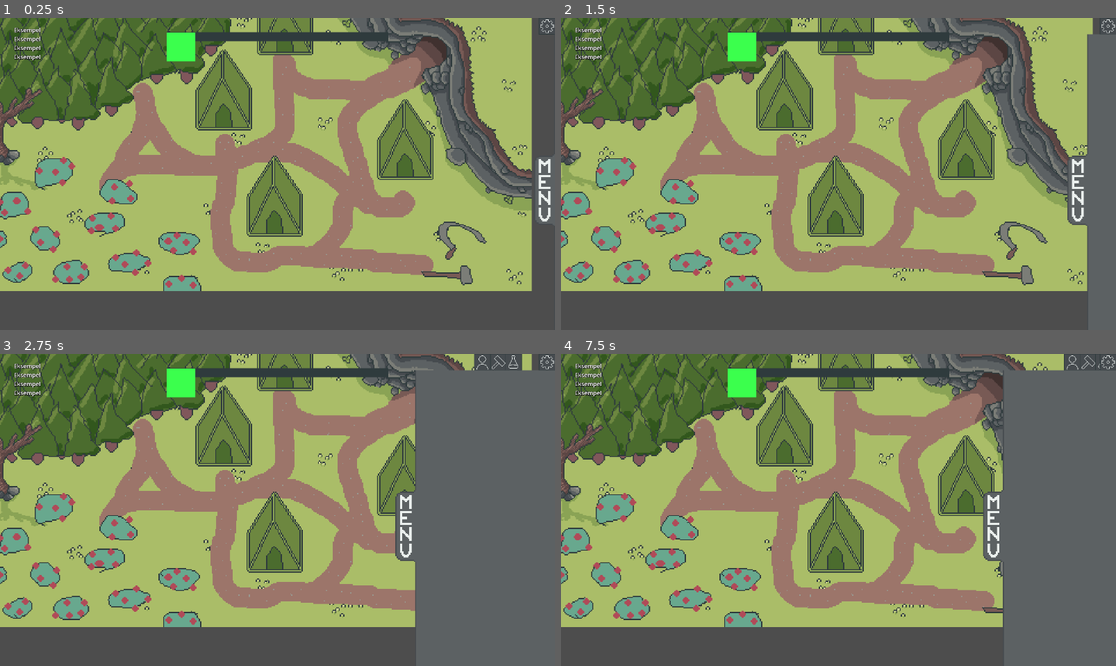
Above: before the commit, frames 1-4 (two rows, left to right).
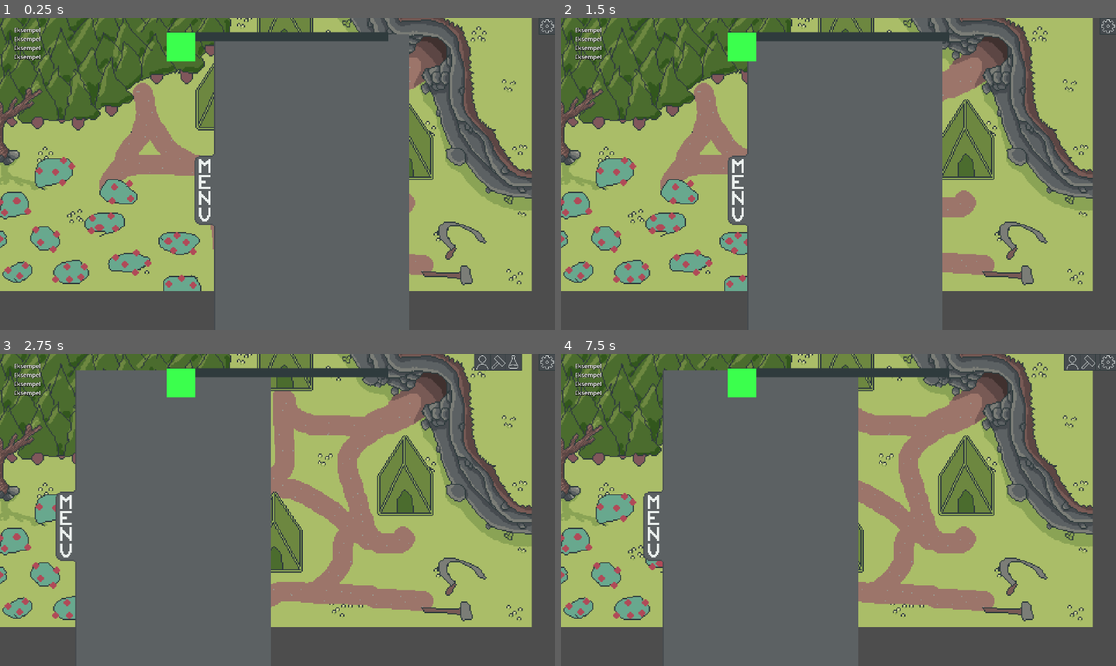
Above: after the commit, the same moments.

Repository: Lueegee1/EksamenDDU
Game: Godot game, scene res://Scenes/Root.tscn
The game is run twice, just before and just after one commit, with the same random seed, the same clock (stepped at 60 frames per second) and the same inputs. The engine's default icon, where the game draws it, is replaced by a stand-in: a white triangle on a blue panel in a dark square.
Inputs (mouse positions are in pixels of both pictures, inside the frame that each line leads up to; where the layout moved, square brackets give the same spot in the first picture):
- Up to frame 1 (0.25 s): no input
- Up to frame 2 (1.5 s): click (1110, 27) at 0.5 s; click (871, 189) [1032, 189] at 1.25 s
- Up to frame 3 (2.75 s): click (538, 363) at 2 s
- Up to frame 4 (7.5 s): click (1060, 363) at 2.75 s; click (1077, 363) at 3.5 s; click (1043, 363) at 4.25 s; click (1060, 363) at 5 s; click (1077, 363) at 5.75 s; click (1110, 363) at 6.5 s; click (733, 525) [894, 525] at 7.25 s

The runs differ from the first frame. In frame 1, 29% of the frame differs, in the area x 35-100%, y 5-88%; in frame 2, 30%; in frame 3, 45%, in the area x 10-96%, y 5-88%; in frame 4, 41%.
Error in both runs: Invalid assignment of property or key 'GameManager' with value of type 'Node2D (GameManager.gd)' on a base object of type 'Nil'. (res://Scripts/GameManager.gd:…

Commit message:
new menu sprite

Diff:
--- a/ddu-eksamen/Scenes/Game.tscn
+++ b/ddu-eksamen/Scenes/Game.tscn
@@ -21,7 +21,7 @@
 [ext_resource type="Texture2D" uid="uid://b024y86uuq6qs" path="res://Assets/temp files/buttons/Sprite-0003-Sheet-Sheet5.png" id="18_0iyqm"]
 [ext_resource type="Texture2D" uid="uid://dno26u0libpru" path="res://Assets/temp files/buttons/Sprite-0003-Sheet7.png" id="19_jn8rg"]
 [ext_resource type="Texture2D" uid="uid://bronxu1ra3c4l" path="res://Assets/temp files/buttons/Sprite-0003-Sheet-Sheet7.png" id="20_umnjm"]
-[ext_resource type="Texture2D" uid="uid://bxc0yojrr50wf" path="res://Assets/temp files/menu.com - Copy.png" id="21_18uti"]
+[ext_resource type="Texture2D" uid="uid://oej63ki3d7gp" path="res://Assets/temp files/menu-export.png" id="21_18uti"]
 [ext_resource type="LabelSettings" uid="uid://coa0fwh54ygsy" path="res://Assets/Label_settings.tres" id="22_18uti"]
 [ext_resource type="Texture2D" uid="uid://cksnss8odk8hf" path="res://Assets/GroundBase.png" id="23_4eqlp"]
 [ext_resource type="Texture2D" uid="uid://baraxxl2mqxgd" path="res://Assets/PathBase.png" id="24_18uti"]
Binary file added: ddu-eksamen/Assets/temp files/menu-export.png
Not shown, added: ddu-eksamen/Assets/temp files/menu-export.png.import
